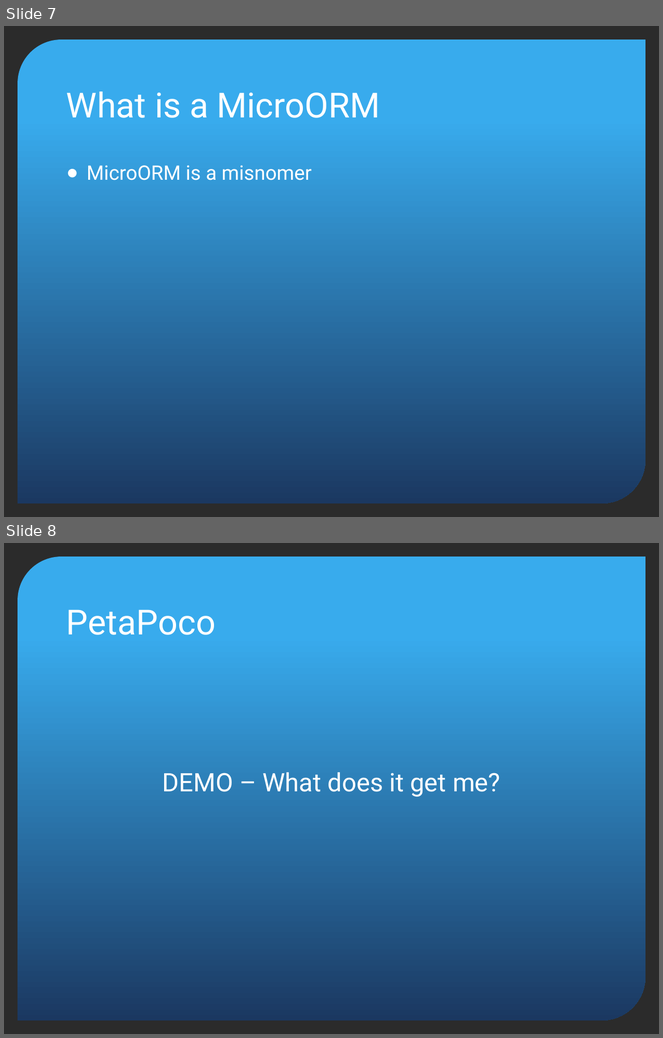
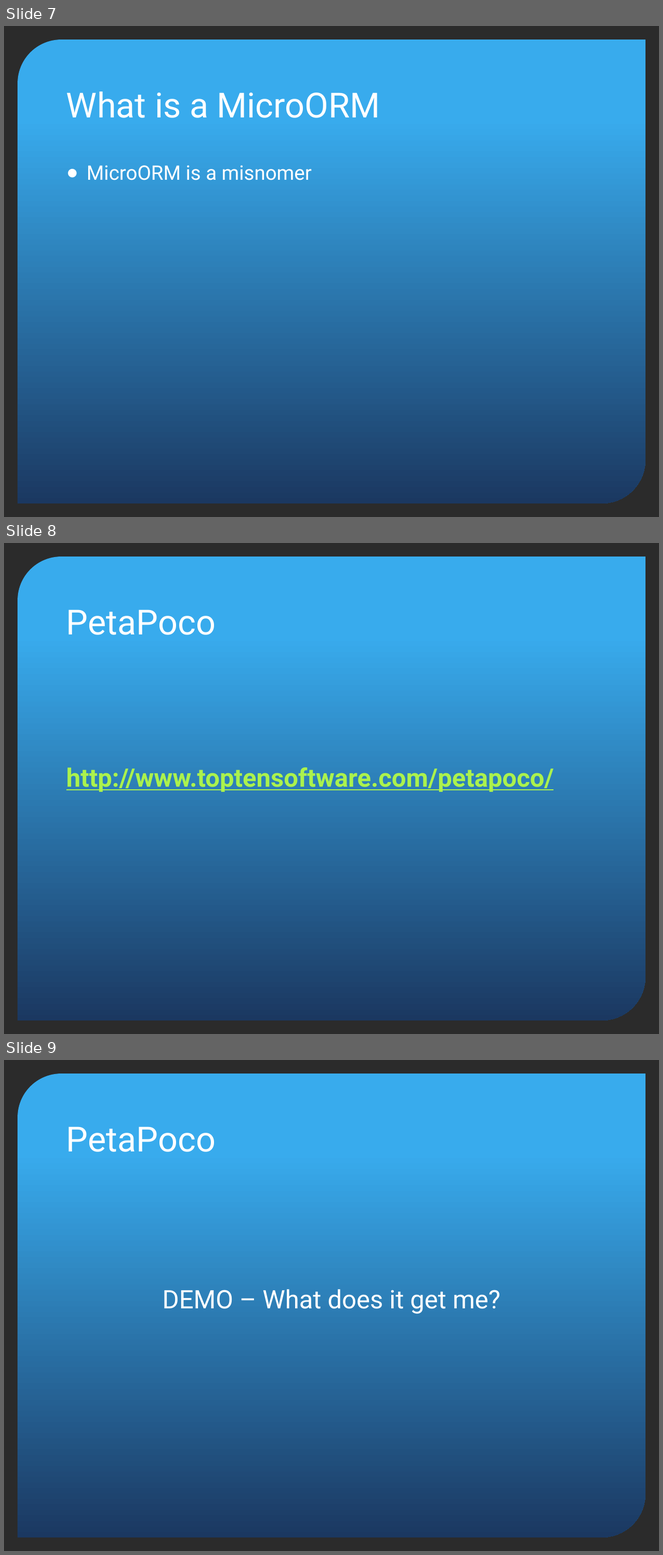
Before and after one commit to ekepes/Presentations, a slide deck: MicroORMs/MicroORMs - Keeping Your DBA Happy.pptx. Shown one above the other, each under a label of ours: slides 7 and 8 before the commit, slides 7, 8 and 9 after it. The pictures are 663x1038 and 663x1555 pixels, drawn with LibreOffice and Linux fonts; fonts in the diff are those of the drawing; background and template pictures are left out; a plain dark background stands for a picture behind light text. Boxes give left, top, right and bottom in pixels: in the first picture for what was removed or moved away, otherwise in the second. Text is boxed around its words. In the diff, an @@ line names an element or a change of style, - is before the commit and + after.

```diff
--- a/MicroORMs/MicroORMs - Keeping Your DBA Happy.pptx
+++ b/MicroORMs/MicroORMs - Keeping Your DBA Happy.pptx
@@ slide 8 added at (x1=4, y1=543, x2=659, y2=1034), background picture (left out); not listed: 1 template element that a slide beside it also shows @@
@@ title added at (x1=66, y1=610, x2=216, y2=635), 38 pt, text #FFFFFF @@
+PetaPoco
@@ text added at (x1=66, y1=768, x2=554, y2=792), 28 pt, text #ABF24D, bold, underline @@
+http://www.toptensoftware.com/petapoco/
@@ what was slide 8 is now slide 9 @@
```
Also in this commit, not shown: 2 slides changed.
